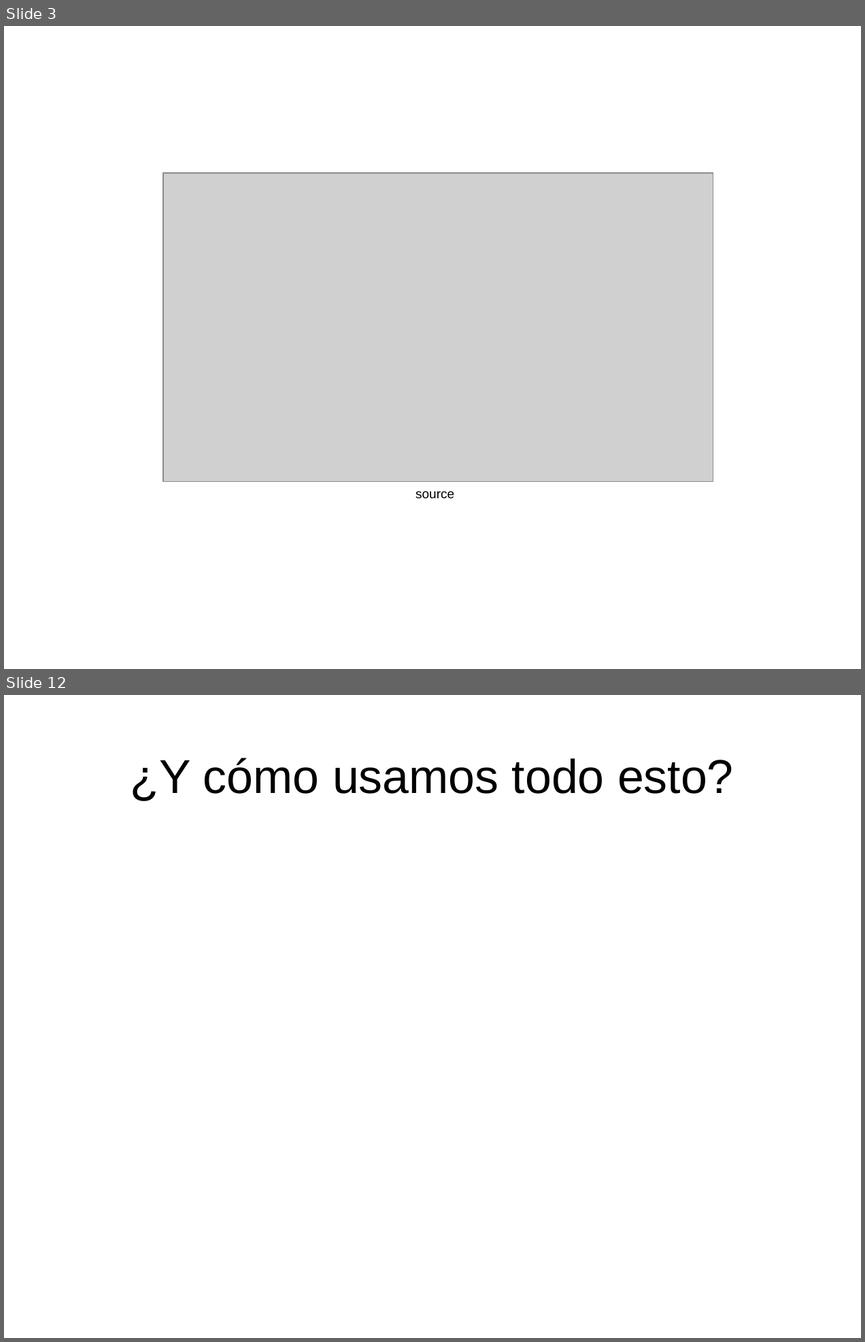
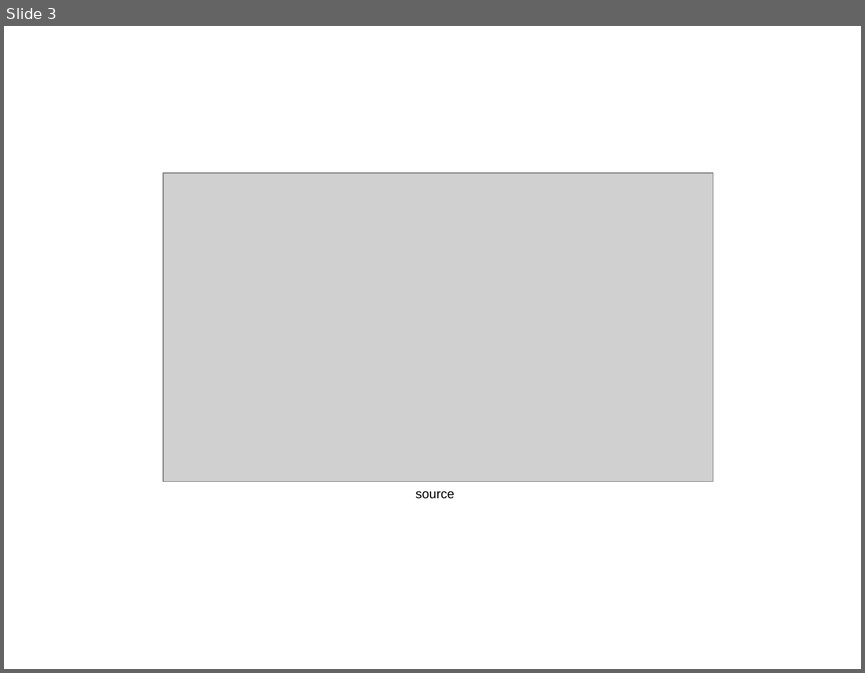
Before and after one commit to Achifaifa/slides, a slide deck: EE25-ply/ply.odp. Shown one above the other, each under a label of ours: slides 3 and 12 before the commit, slide 3 after it; the slides between them are not shown. The pictures are 865x1342 and 865x673 pixels, drawn with LibreOffice and Linux fonts; fonts in the diff are those of the drawing; grey boxes stand for pictures. Boxes give left, top, right and bottom in pixels: in the first picture for what was removed or moved away, otherwise in the second. Text is boxed around its words. In the diff, an @@ line names an element or a change of style, - is before the commit and + after.

```diff
--- a/EE25-ply/ply.odp
+++ b/EE25-ply/ply.odp
@@ slide 12 removed at [4,695,861,1338], background #FFFFFF @@
@@ title removed at [130,758,734,801] @@
-¿Y cómo usamos todo esto?
```
Also in this commit, not shown: 3 slides changed, 23 slides added, 6 other slides removed, 6 other files.
